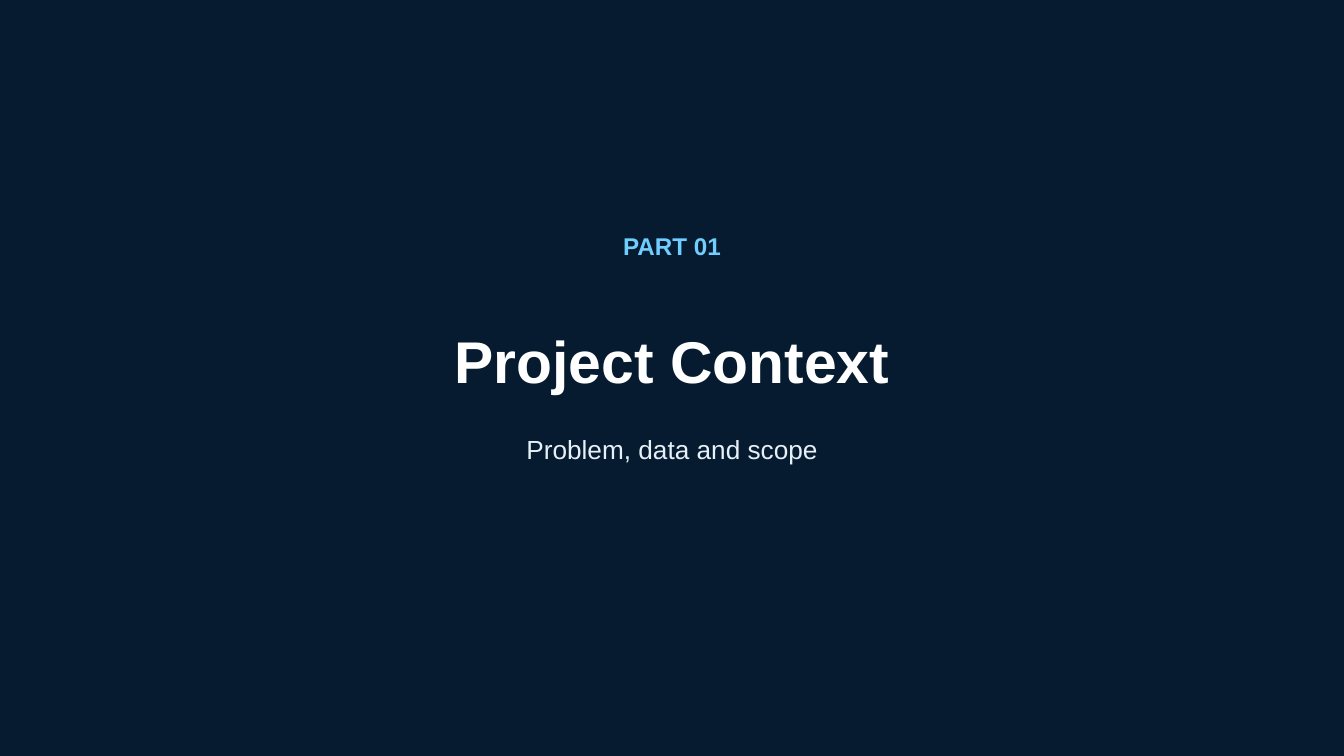
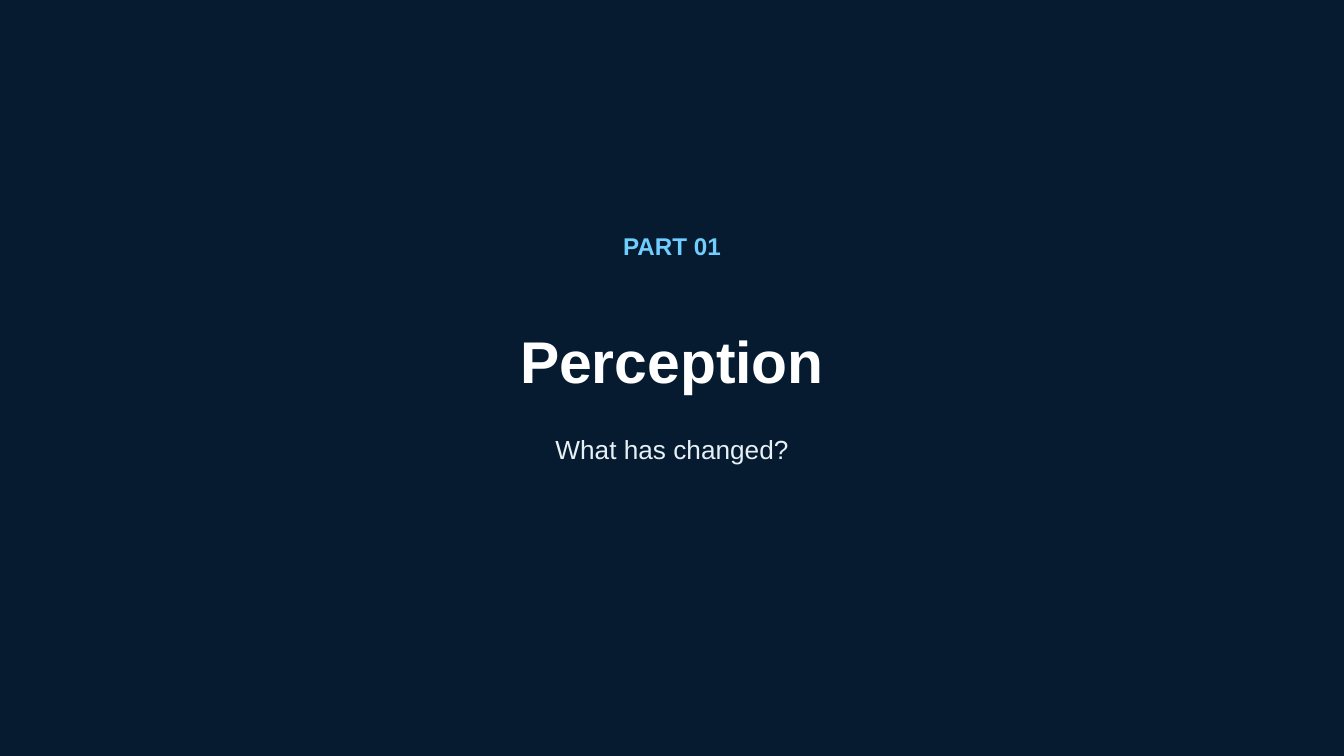
Before and after one commit to Yugongshit/AIE1903-map-update66, a slide deck: slide 4 of presentations/AIE1903_B_Background.pptx. Drawn at 1344x756 pixels with LibreOffice and Linux fonts; fonts in the diff are those of the drawing; background and template pictures are left out. Boxes give left, top, right and bottom in pixels: in the first picture for what was removed or moved away, otherwise in the second. Text is boxed around its words. In the diff, an @@ line names an element or a change of style, - is before the commit and + after.

```diff
--- a/presentations/AIE1903_B_Background.pptx
+++ b/presentations/AIE1903_B_Background.pptx
@@ text at (520,340,824,394): text changed @@
-Project Context
+Perception
@@ text at (555,440,788,465): text changed @@
-Problem, data and scope
+What has changed?
```
Also in this commit, not shown: 4 other slides changed, 1 other file.
